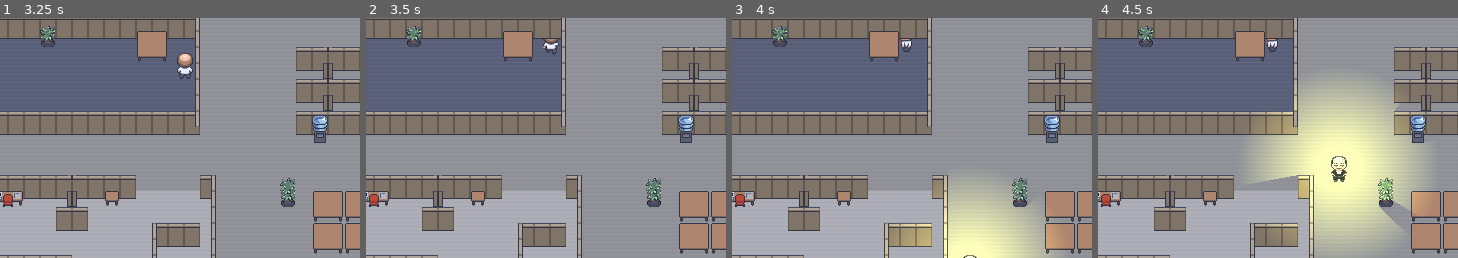
Above: before the commit, frames 1-4 (left to right).
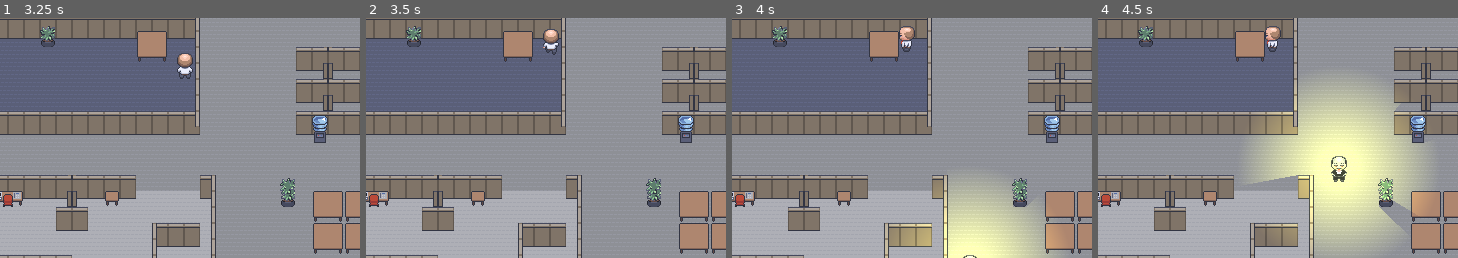
Above: after the commit, the same moments.

Repository: ChrisFlanTheMan/Busy-Work
Game: Godot game, scene res://BasicLevel.tscn
Two runs of this game, one before a commit and one after it. Both use one fixed random seed, a clock stepped at 60 frames per second and the inputs below.
Inputs:
- Up to frame 1 (3.25 s): tap Enter at 0.5, 0.6, 1.35, 2.1, 2.85 s; hold D 0.53-1.28 s; hold S 1.28-2.03 s; tap Space at 2 s; hold D 2.03-2.78 s; hold W from 2.78 s (still down)
- Up to frame 2 (3.5 s): keep holding W
- Up to frame 3 (4 s): release W at 3.53 s; hold A from 3.53 s (still down); tap Enter at 3.6 s
- Up to frame 4 (4.5 s): keep holding A; tap Enter at 4.35 s
The pictures show only the part of the screen within x 41-91%, y 1-51%; the shares and areas given below are measured in that part.

Frame 1 is identical in both runs. In frame 2, 0.1% of the frame differs, in the area x 49-54%, y 4-9%; in frame 3, 0.2%, in the area x 46-51%, y 3-9%; in frame 4, 0.2%.

Commit message:
Fix some z-index issues

Diff:
--- a/BasicLevel.tscn
+++ b/BasicLevel.tscn
@@ -357,6 +357,7 @@
 
 [node name="WallTileMap" type="TileMap" parent="."]
 light_mask = 3
+z_index = 1
 y_sort_enabled = true
 tile_set = SubResource("TileSet_vjnu6")
 format = 2
--- a/player.tscn
+++ b/player.tscn
@@ -558,10 +558,14 @@
 polygon = PackedVector2Array(5, -5, 5, 5, -5, 5, -5, -5)
 
 [node name="Player" type="CharacterBody2D" groups=["Player"]]
+z_index = 1
+y_sort_enabled = true
 motion_mode = 1
 script = ExtResource("1_ks18h")
 
 [node name="Body" type="Sprite2D" parent="."]
+z_index = 1
+y_sort_enabled = true
 texture = ExtResource("2_bwvvr")
 hframes = 4
 vframes = 2
Not shown: 1 places in enemy.tscn that only renumber resources
